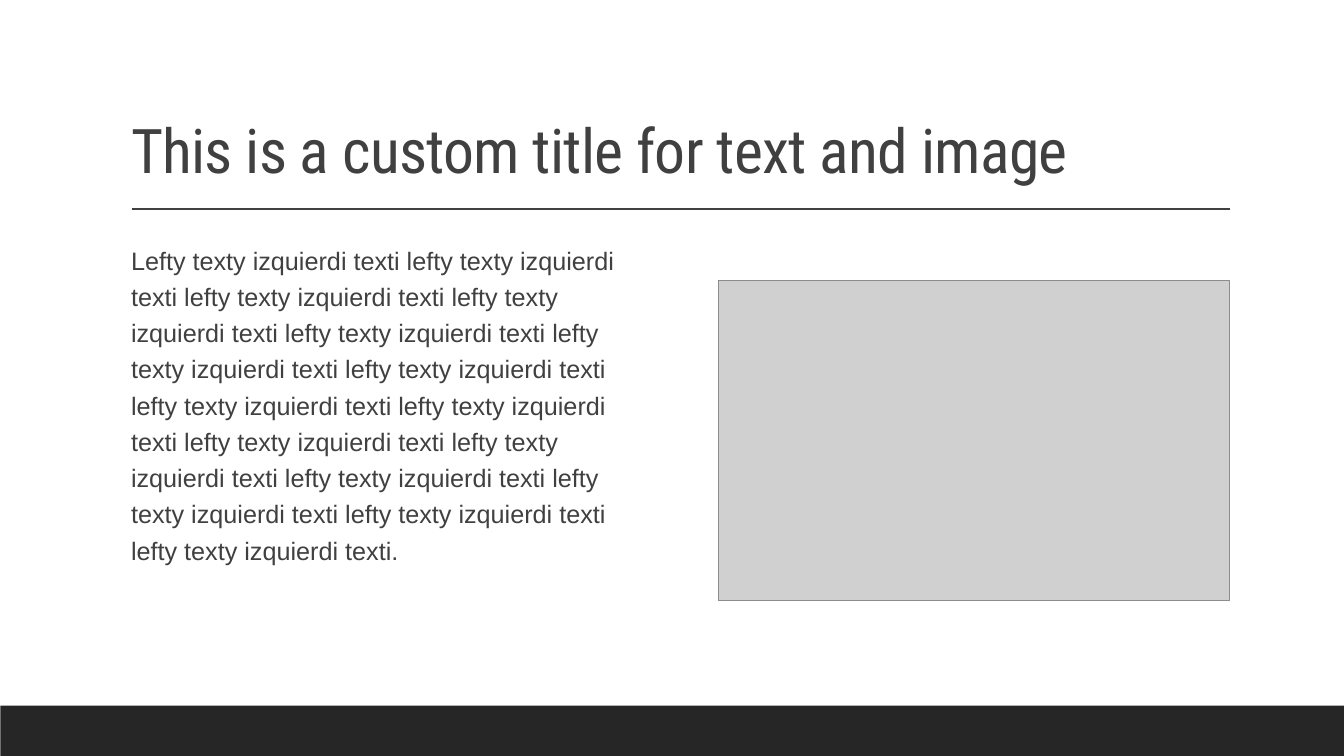
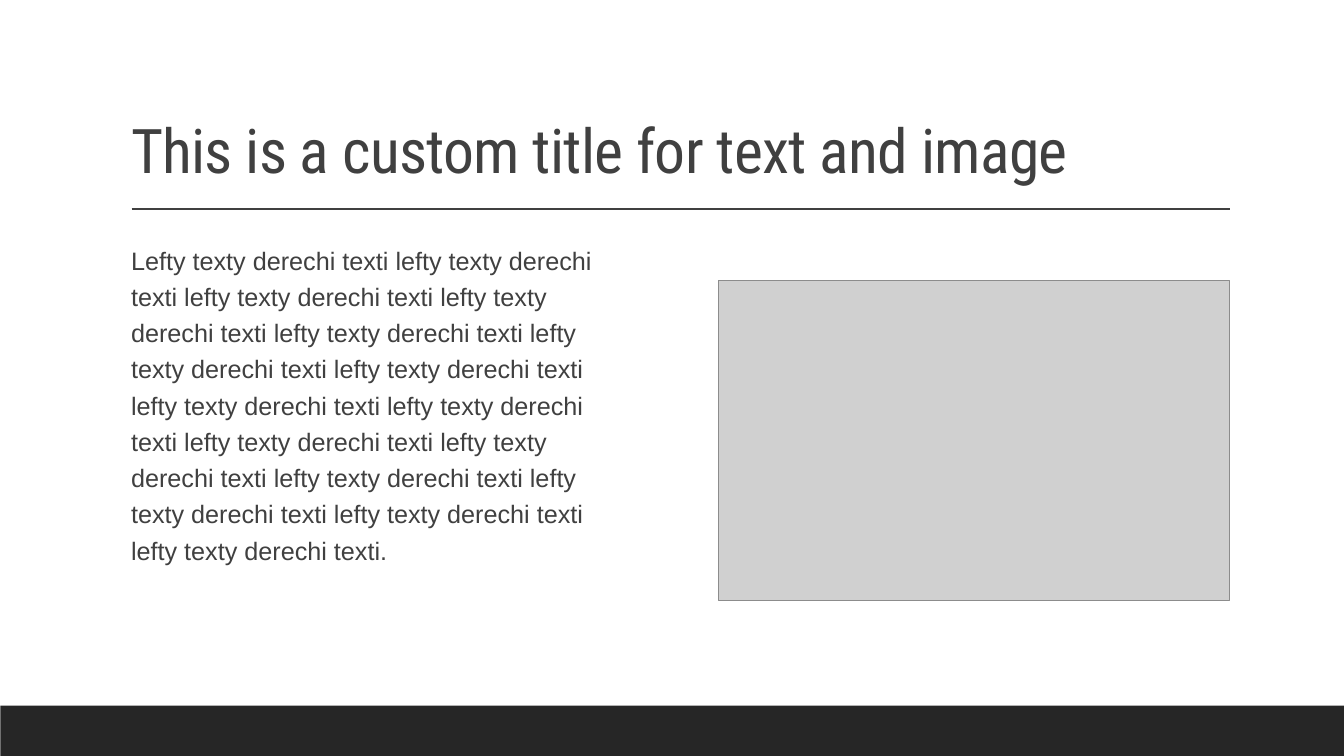
Before and after one commit to sebastiandres/pptx_to_RISE, a slide deck: slide 4 of example_2/simple.pptx. Drawn at 1344x756 pixels with LibreOffice and Linux fonts; fonts in the diff are those of the drawing; grey boxes stand for pictures. Boxes give left, top, right and bottom in pixels: in the first picture for what was removed or moved away, otherwise in the second. Text is boxed around its words. In the diff, an @@ line names an element or a change of style, - is before the commit and + after.

```diff
--- a/example_2/simple.pptx
+++ b/example_2/simple.pptx
@@ text at bbox=[131, 251, 592, 565]: text changed @@
-  Lefty texty izquierdi texti lefty texty izquierdi texti lefty texty izquierdi texti lefty texty izquierdi texti lefty texty izquierdi texti lefty texty izquierdi texti lefty texty izquierdi texti lefty texty izquierdi texti lefty texty izquierdi texti lefty texty izquierdi texti lefty texty izquierdi texti lefty texty izquierdi texti lefty texty izquierdi texti lefty texty izquierdi texti lefty texty izquierdi texti.
+  Lefty texty derechi texti lefty texty derechi texti lefty texty derechi texti lefty texty derechi texti lefty texty derechi texti lefty texty derechi texti lefty texty derechi texti lefty texty derechi texti lefty texty derechi texti lefty texty derechi texti lefty texty derechi texti lefty texty derechi texti lefty texty derechi texti lefty texty derechi texti lefty texty derechi texti.
```
Also in this commit, not shown: 1 other slide changed, 1 other file.
